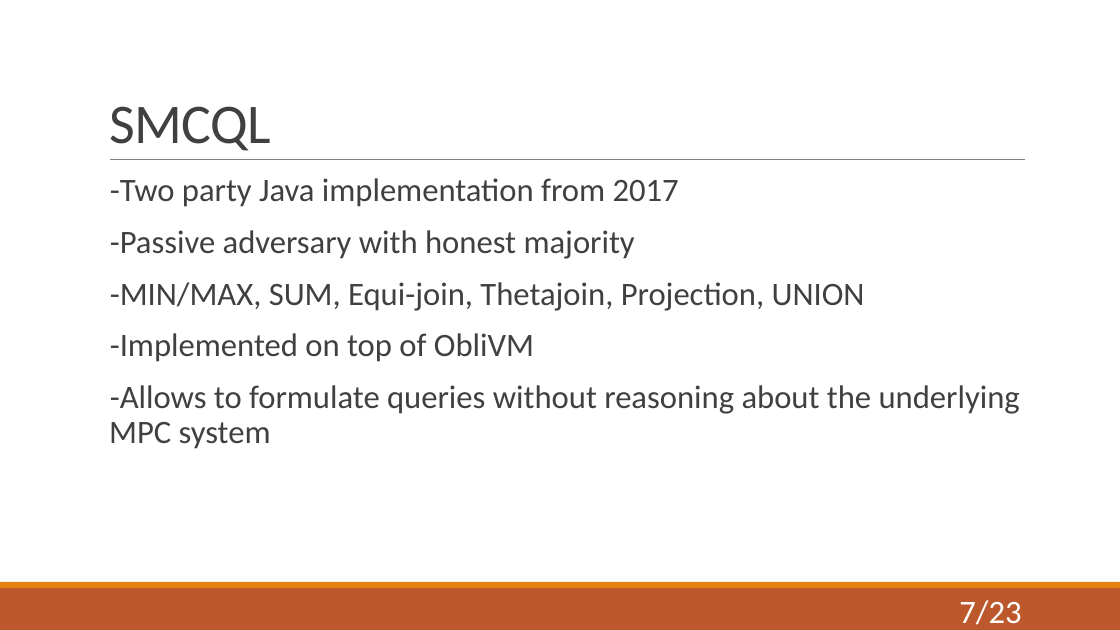
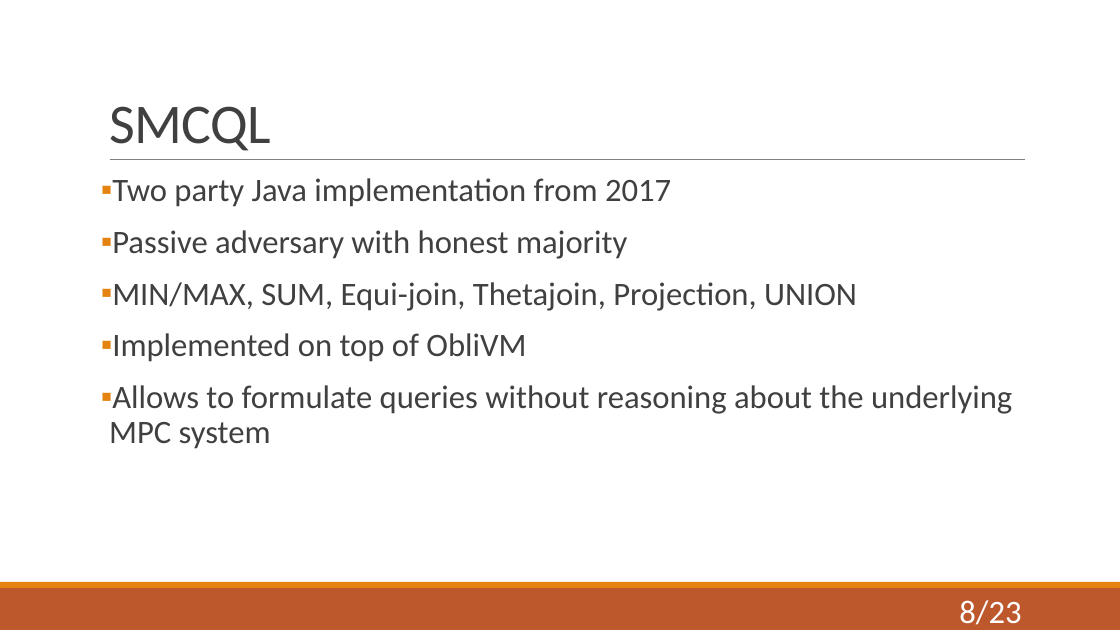
Before and after one commit to niklasUPB/thesis, a slide deck: slide 8 of thesis/Abschlussvortrag.pptx (slide 7 before the commit). Drawn at 1120x630 pixels with LibreOffice and Linux fonts; fonts in the diff are those of the drawing. Boxes give left, top, right and bottom in pixels: in the first picture for what was removed or moved away, otherwise in the second. Text is boxed around its words. In the diff, an @@ line names an element or a change of style, - is before the commit and + after.

Commit message:
10.11

```diff
--- a/thesis/Abschlussvortrag.pptx
+++ b/thesis/Abschlussvortrag.pptx
@@ text at bbox=[109, 178, 1012, 449]: text changed @@
-  -Two party Java implementation from 2017
-  -Passive adversary with honest majority
-  -MIN/MAX, SUM, Equi-join, Thetajoin, Projection, UNION
-  -Implemented on top of ObliVM
-  -Allows to formulate queries without reasoning about the underlying MPC system
+▪ Two party Java implementation from 2017
+▪ Passive adversary with honest majority
+▪ MIN/MAX, SUM, Equi-join, Thetajoin, Projection, UNION
+▪ Implemented on top of ObliVM
+▪ Allows to formulate queries without reasoning about the underlying MPC system
@@ page number at bbox=[959, 600, 1021, 625]: text changed @@
-7/23
+8/23
```
Also in this commit, not shown: 12 other slides changed, 1 slide removed.
